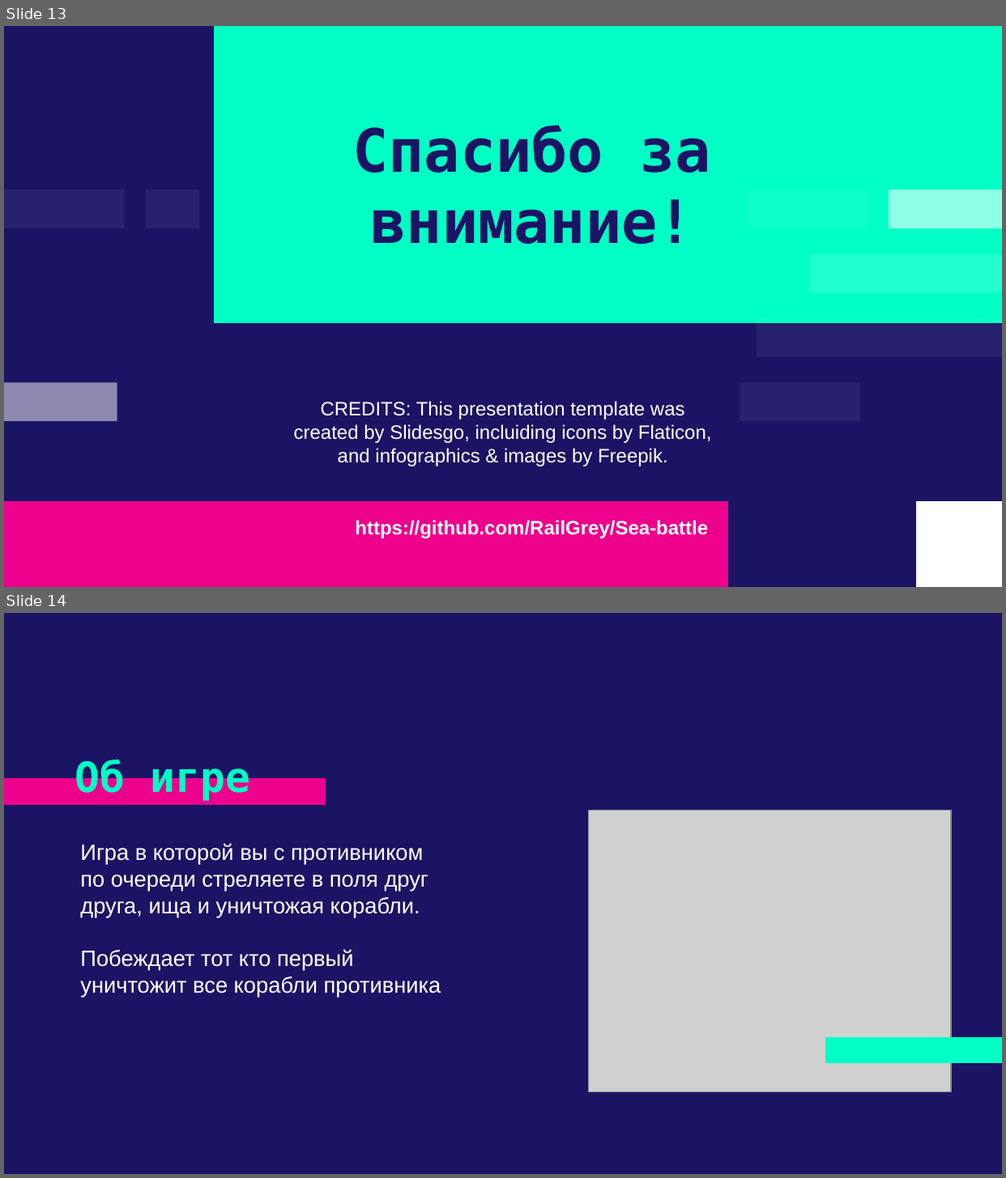
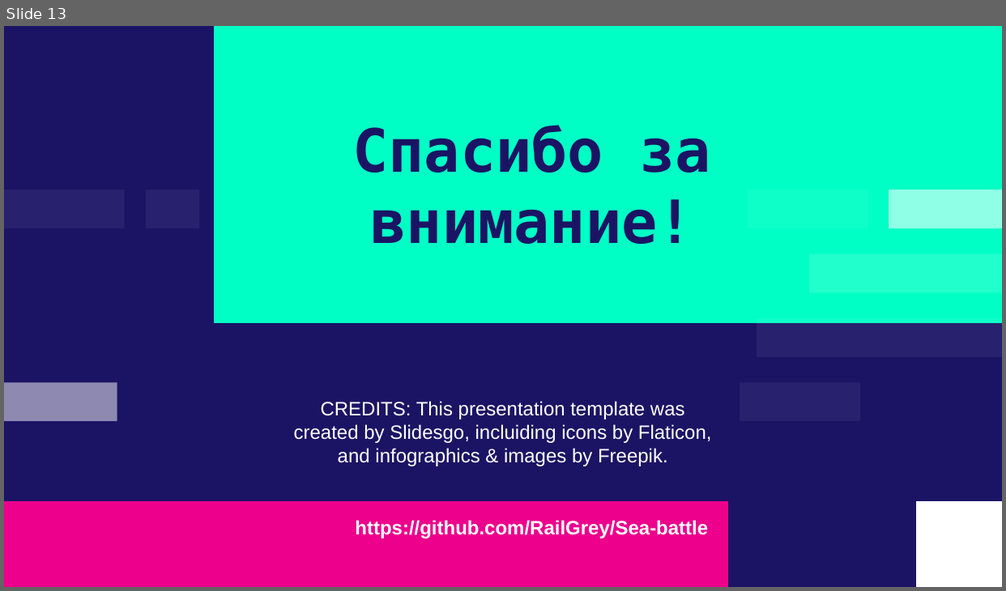
Before and after one commit to RailGrey/Sea-battle, a slide deck: Project.pptx. Shown one above the other, each under a label of ours: slides 13 and 14 before the commit, slide 13 after it. The pictures are 1006x1178 and 1006x591 pixels, drawn with LibreOffice and Linux fonts; fonts in the diff are those of the drawing; grey boxes stand for pictures. Boxes give left, top, right and bottom in pixels: in the first picture for what was removed or moved away, otherwise in the second. Text is boxed around its words. In the diff, an @@ line names an element or a change of style, - is before the commit and + after.

```diff
--- a/Project.pptx
+++ b/Project.pptx
@@ slide 14 removed at (4, 613, 1002, 1174), background #1B1464 @@
@@ freeform shape removed at (4, 779, 326, 805) @@
@@ title removed at (75, 760, 251, 800) @@
-Об игре
@@ picture removed at (588, 811, 951, 1092) @@
@@ text removed at (80, 843, 441, 998) @@
-Игра в которой вы с противником по очереди стреляете в поля друг друга, ища и уничтожая корабли.
-Побеждает тот кто первый уничтожит все корабли противника
@@ freeform shape removed at (825, 1037, 1002, 1063) @@
```
Also in this commit, not shown: 1 slide changed, 15 other slides removed.
